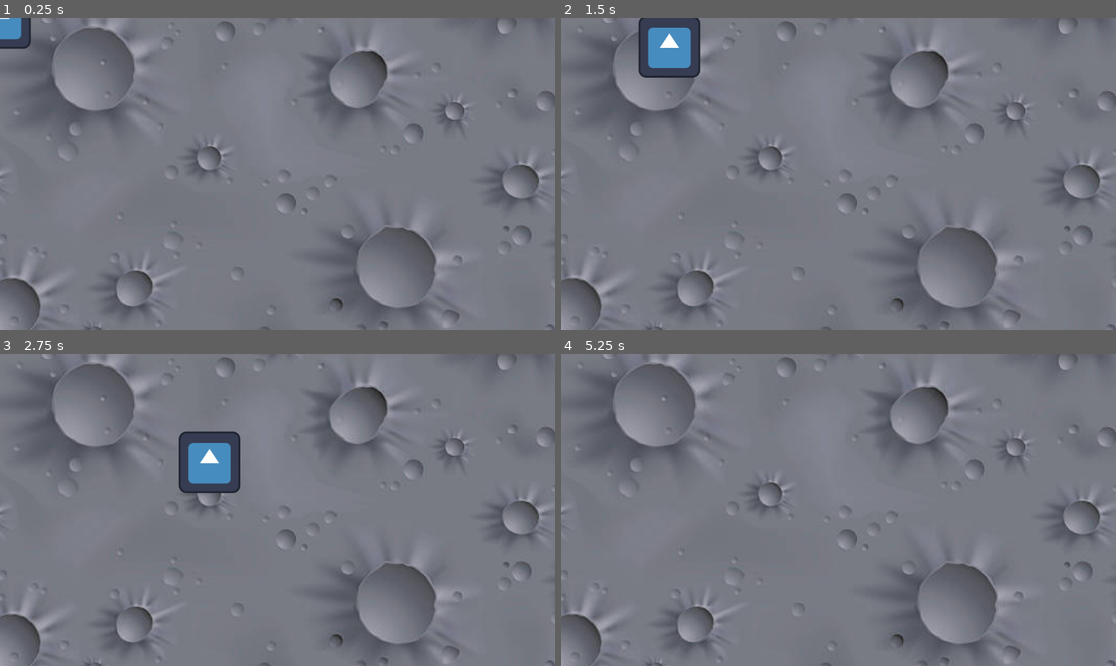
Above: before the commit, frames 1-4 (two rows, left to right).
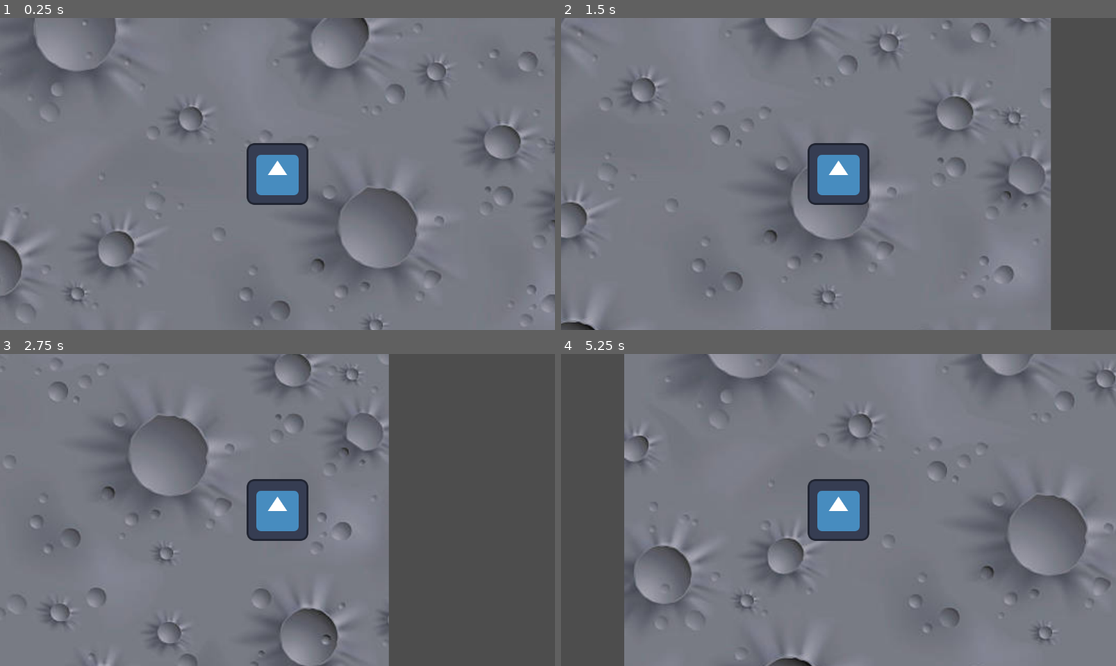
Above: after the commit, the same moments.

Repository: LunariumGame/Lunarium
Game: Godot game, scene res://scenes/world.tscn
The game is run twice, just before and just after one commit, with the same random seed, the same clock (stepped at 60 frames per second) and the same inputs. The engine's default icon, where the game draws it, is replaced by a stand-in: a white triangle on a blue panel in a dark square.
Inputs:
- Up to frame 1 (0.25 s): no input
- Up to frame 2 (1.5 s): tap Enter at 0.5 s; hold Right (ui_right) 0.53-1.28 s; hold Down (ui_down) from 1.28 s (still down)
- Up to frame 3 (2.75 s): release Down (ui_down) at 2.03 s; hold Right (ui_right) from 2.03 s (still down)
- Up to frame 4 (5.25 s): release Right (ui_right) at 2.78 s; hold Up (ui_up) 2.78-3.53 s; hold A (ui_left) 3.53-5.03 s; hold Down (ui_down) from 5.03 s (still down)

The runs differ from the first frame. In frame 1, 17% of the frame differs, in the area x 0-100%, y 0-100%; in frame 2, 28%; in frame 3, 45%; in frame 4, 28%.

Commit message:
player camera

Diff:
--- a/scenes/player.tscn
+++ b/scenes/player.tscn
@@ -1,6 +1,6 @@
 [gd_scene load_steps=4 format=3 uid="uid://bvqdwlryncc6q"]
 
-[ext_resource type="Script" uid="uid://coryscen054k0" path="res://scenes/player.gd" id="1_g2els"]
+[ext_resource type="Script" uid="uid://coryscen054k0" path="res://scripts/core/player.gd" id="1_g2els"]
 [ext_resource type="Texture2D" uid="uid://dcdeghtn5ird2" path="res://assets/sprites/icon.svg" id="2_qhqgy"]
 
 [sub_resource type="RectangleShape2D" id="RectangleShape2D_dqkch"]
--- a/scenes/world.tscn
+++ b/scenes/world.tscn
@@ -7,6 +7,7 @@
 [ext_resource type="AudioStream" uid="uid://bfnlmryosks8l" path="res://assets/audio/Space Music Pack/fx/alien-talk-1.wav" id="6_i7141"]
 [ext_resource type="AudioStream" uid="uid://bdd3w8a2mlpn2" path="res://assets/audio/Space Music Pack/fx/alien-talk-2.wav" id="7_4mrxx"]
 [ext_resource type="PackedScene" uid="uid://bvqdwlryncc6q" path="res://scenes/player.tscn" id="7_7r4gi"]
+[ext_resource type="Script" uid="uid://dm3fhxjge8xxk" path="res://scripts/camera/position_lock.gd" id="8_4mrxx"]
 
 [sub_resource type="AudioStreamRandomizer" id="AudioStreamRandomizer_7r4gi"]
 random_pitch = 1.1
@@ -41,3 +42,9 @@
 texture = ExtResource("6_4mrxx")
 
 [node name="Player" parent="." instance=ExtResource("7_7r4gi")]
+position = Vector2(614, 406)
+
+[node name="Camera2D" type="Camera2D" parent="." node_paths=PackedStringArray("player")]
+position = Vector2(614, 406)
+script = ExtResource("8_4mrxx")
+player = NodePath("../Player")
--- /dev/null
+++ b/scripts/camera/position_lock.gd
@@ -0,0 +1,18 @@
+class_name PositionLock
+extends Camera2D
+
+
+@export var player:CharacterBody2D
+
+
+# Called when the node enters the scene tree for the first time.
+func _ready() -> void:
+	pass # Replace with function body.
+
+
+# Called every frame. 'delta' is the elapsed time since the previous frame.
+func _process(delta: float) -> void:
+
+	var ppos:Vector2 = player.global_position
+
+	global_position = ppos
Not shown: 1 places in scenes/world.tscn that only renumber resources
Not shown, added: scripts/camera/position_lock.gd.uid
Renamed: scenes/player.gd -> scripts/core/player.gd
Renamed: scenes/player.gd.uid -> scripts/core/player.gd.uid
